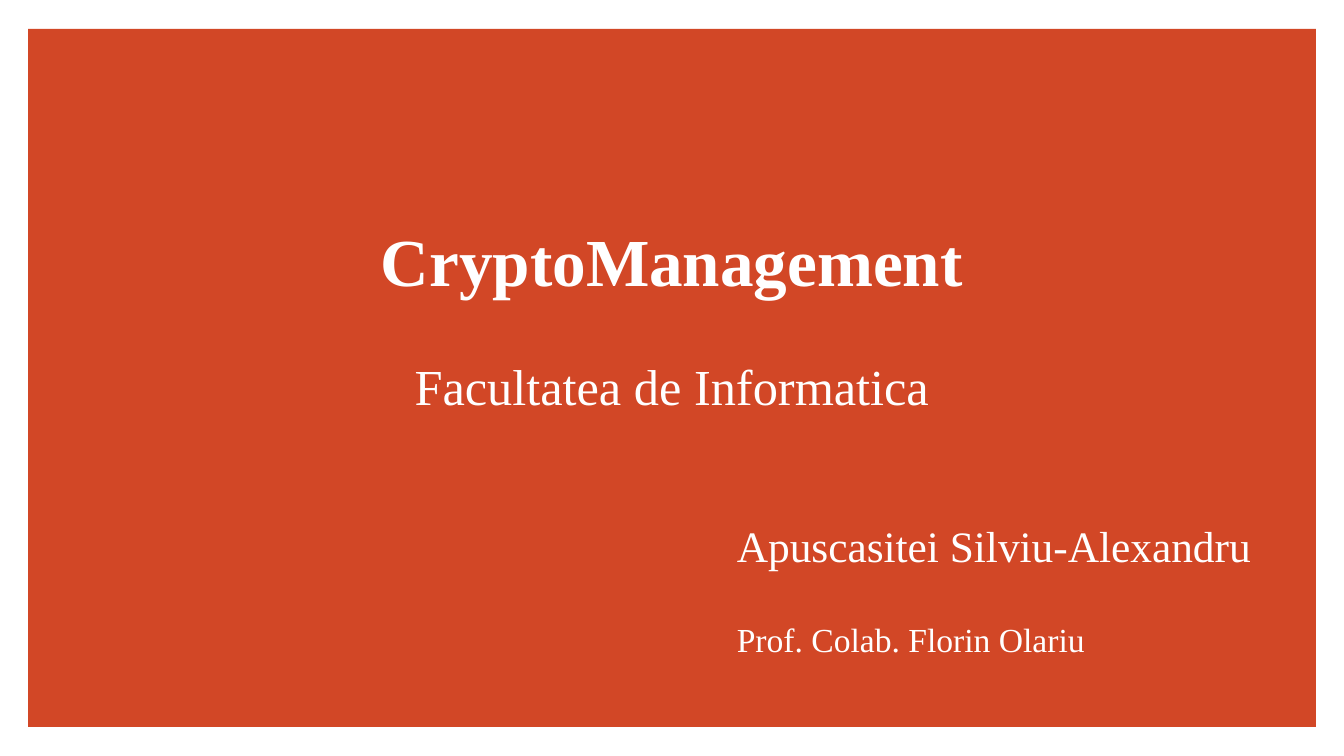
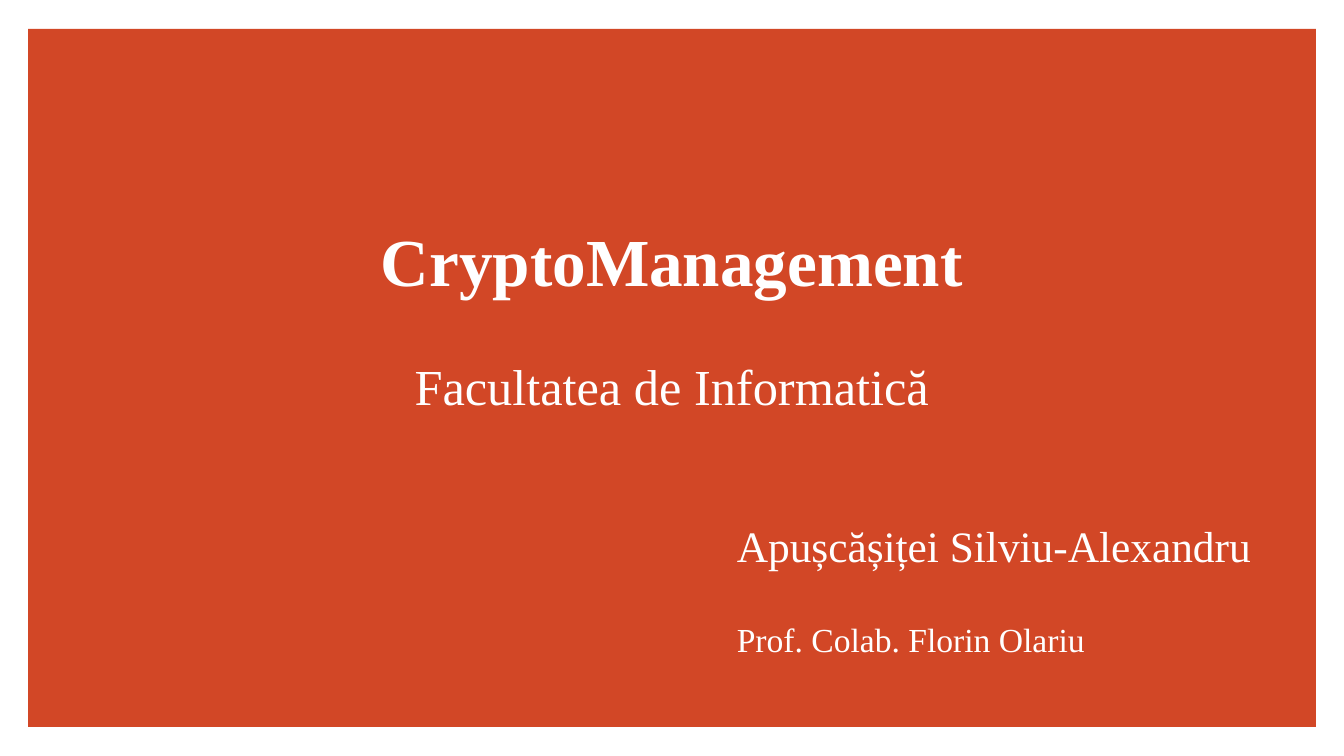
Before and after one commit to ApuscasiteiSilviu/CryptoManagementLicenta, a slide deck: slide 1 of Licenta2020ApuscasiteiSilviuAlexandru/Prezentare_Licenta_CryptoManagement (1).pptx. Drawn at 1344x756 pixels with LibreOffice and Linux fonts; fonts in the diff are those of the drawing. Boxes give left, top, right and bottom in pixels: in the first picture for what was removed or moved away, otherwise in the second. Text is boxed around its words. In the diff, an @@ line names an element or a change of style, - is before the commit and + after.

```diff
--- a/Licenta2020ApuscasiteiSilviuAlexandru/Prezentare_Licenta_CryptoManagement (1).pptx
+++ b/Licenta2020ApuscasiteiSilviuAlexandru/Prezentare_Licenta_CryptoManagement (1).pptx
@@ subtitle at (415, 369, 929, 406): text changed @@
-Facultatea de Informatica
+Facultatea de Informatică
@@ text at (737, 532, 1251, 571): text changed @@
-Apuscasitei Silviu-Alexandru
+Apușcășiței Silviu-Alexandru
```
Also in this commit, not shown: 8 other slides changed, 2 slides added, 1 slide removed.
